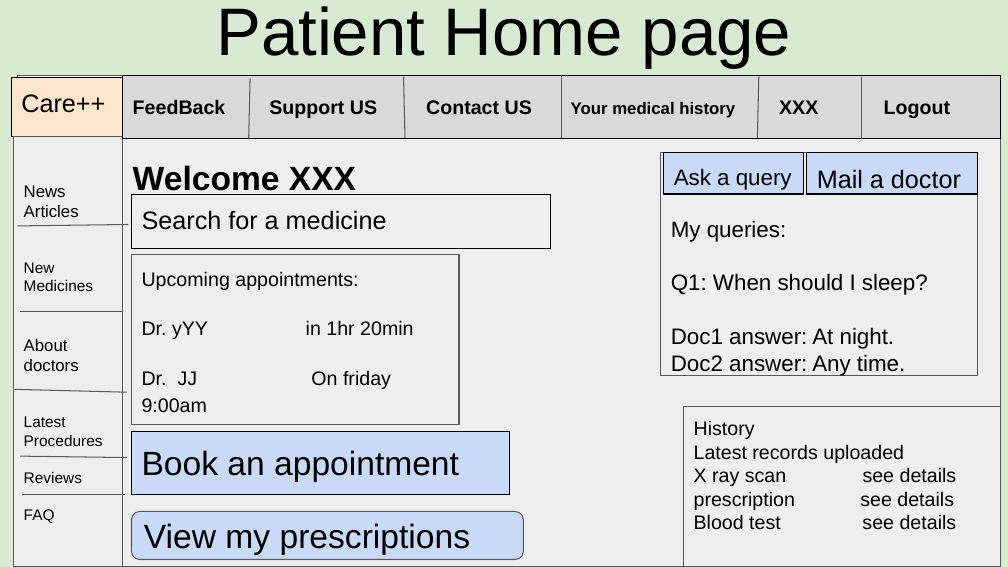
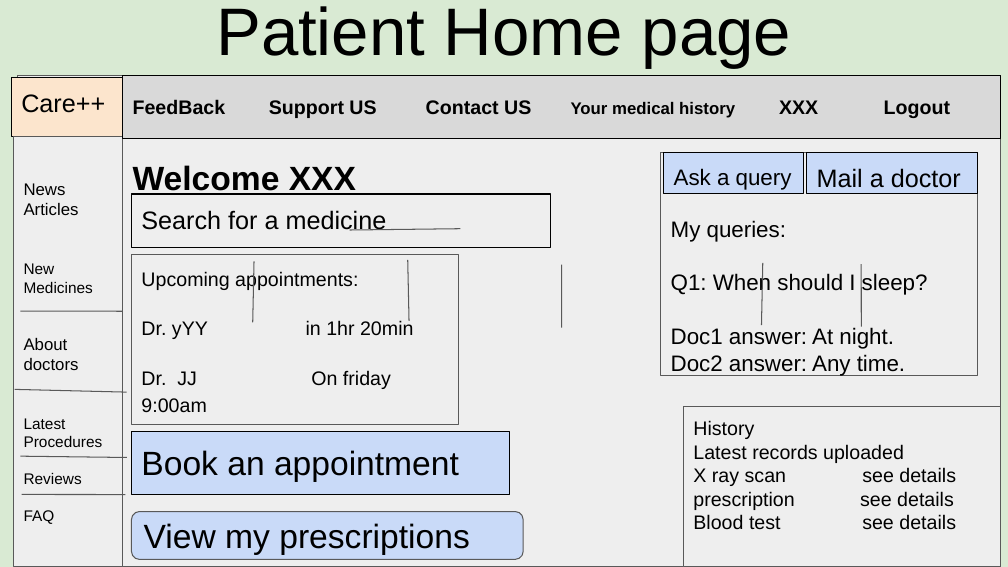
Before and after one commit to Cyberdragon1000/care, a slide deck: slide 3 of webtech proj/wireframe.pptx (slide 11 before the commit). Drawn at 1008x567 pixels with LibreOffice and Linux fonts; fonts in the diff are those of the drawing. Boxes give left, top, right and bottom in pixels: in the first picture for what was removed or moved away, otherwise in the second. Text is boxed around its words. In the diff, an @@ line names an element or a change of style, - is before the commit and + after.

```diff
--- a/webtech proj/wireframe.pptx
+++ b/webtech proj/wireframe.pptx
@@ outline #595959 0.75 pt to #595959 0.74 pt in 6 elements at (x1=683, y1=406, x2=1000, y2=566), (x1=131, y1=511, x2=523, y2=559), (x1=14, y1=137, x2=123, y2=567), (x1=131, y1=255, x2=459, y2=424), (x1=661, y1=153, x2=978, y2=376), (x1=17, y1=76, x2=1000, y2=567) @@
@@ line removed from (249, 139) to (250, 79) @@
@@ line removed from (405, 138) to (403, 77) @@
@@ line removed from (561, 138) to (561, 76) @@
@@ line removed from (757, 138) to (759, 76) @@
@@ line removed from (861, 139) to (861, 77) @@
@@ outline #000000 0.75 pt to #000000 0.74 pt in 3 elements at (x1=123, y1=76, x2=1001, y2=139), (x1=131, y1=195, x2=550, y2=248), (x1=806, y1=153, x2=977, y2=195) @@
@@ line removed from (17, 226) to (128, 225) @@
@@ freeform shape added at (x1=350, y1=229, x2=461, y2=230), outline #595959 0.74 pt @@
@@ freeform shape added at (x1=253, y1=261, x2=254, y2=323), outline #595959 0.74 pt @@
@@ freeform shape added at (x1=407, y1=260, x2=408, y2=322), outline #595959 0.74 pt @@
@@ freeform shape added at (x1=561, y1=265, x2=561, y2=329), outline #595959 0.74 pt @@
@@ freeform shape added at (x1=761, y1=263, x2=762, y2=326), outline #595959 0.74 pt @@
@@ freeform shape added at (x1=861, y1=264, x2=861, y2=327), outline #595959 0.74 pt @@
@@ line removed from (20, 311) to (123, 311) @@
@@ freeform shape added at (x1=20, y1=311, x2=122, y2=311), outline #595959 0.74 pt @@
```
Also in this commit, not shown: 3 other slides changed, 10 slides removed, 47 other files.
